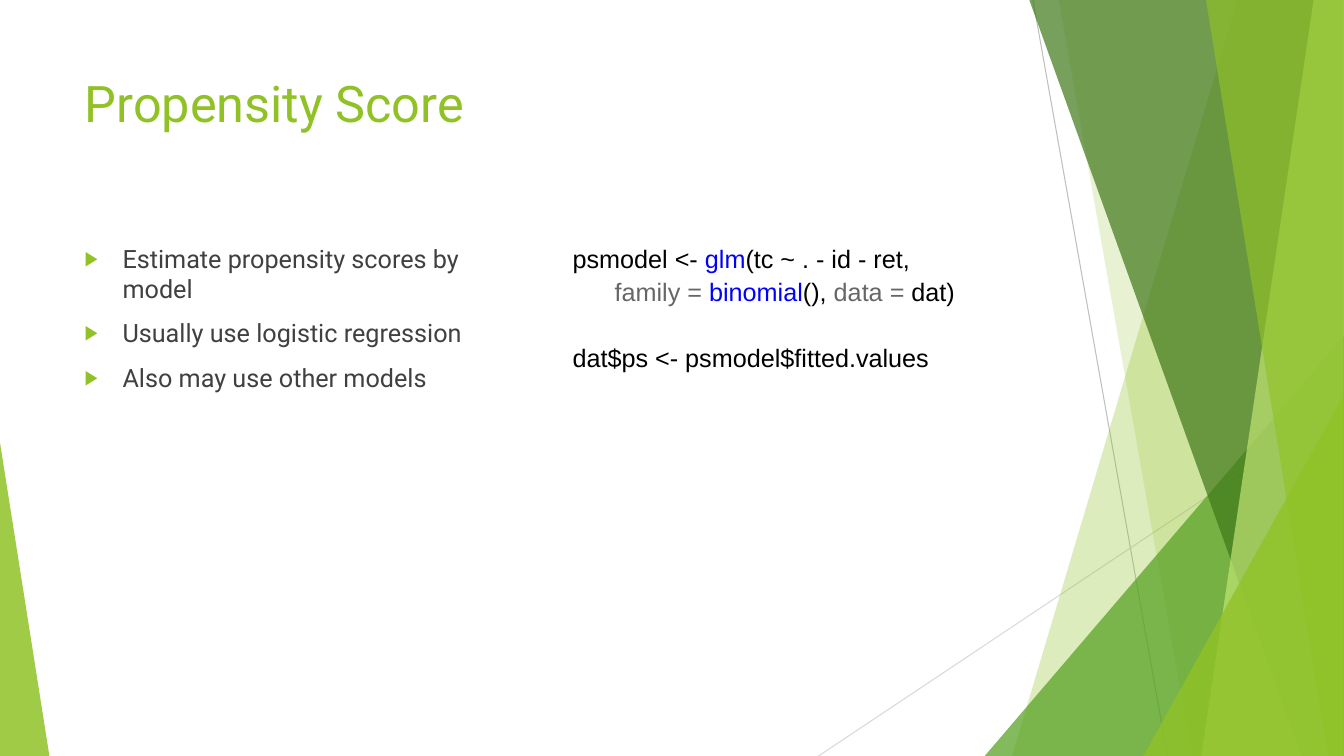
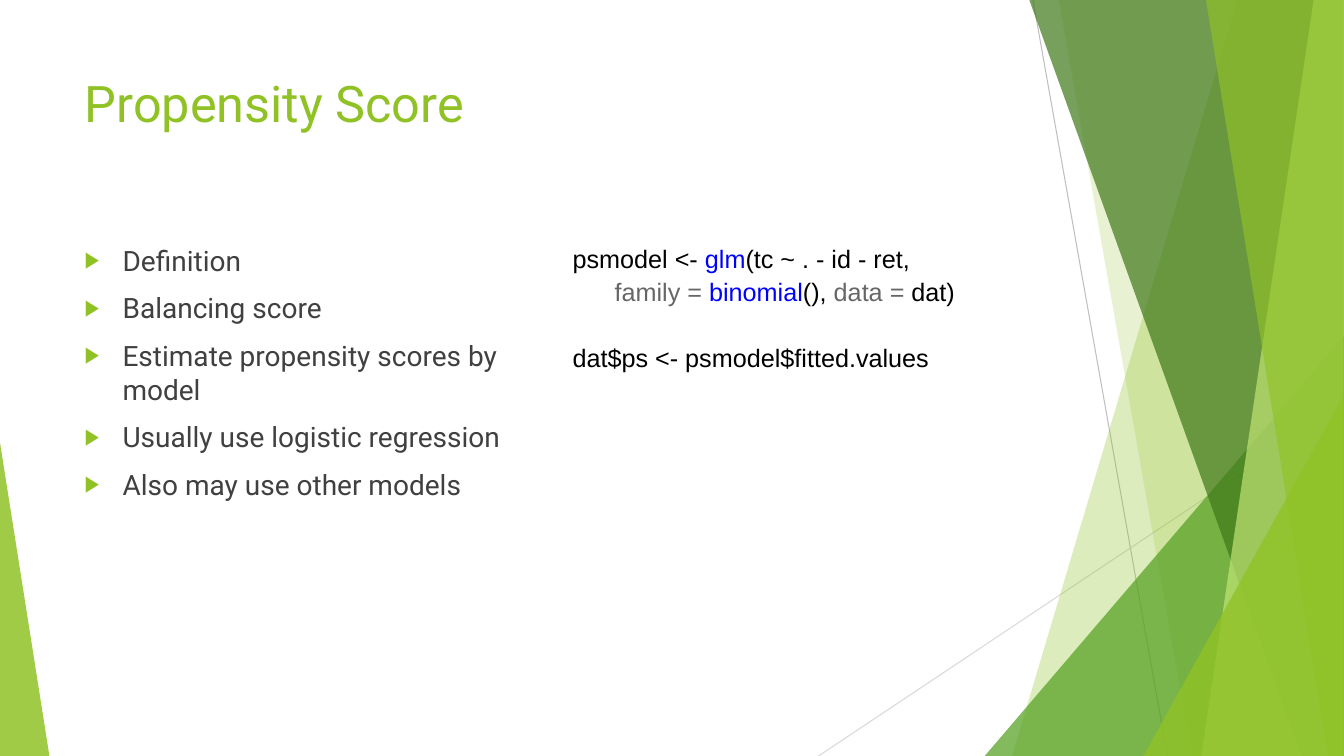
Before and after one commit to anhualin/MyLearning, a slide deck: slide 19 of FDA2018/FDA_Presentation.pptx. Drawn at 1344x756 pixels with LibreOffice and Linux fonts; fonts in the diff are those of the drawing. Boxes give left, top, right and bottom in pixels: in the first picture for what was removed or moved away, otherwise in the second. Text is boxed around its words. In the diff, an @@ line names an element or a change of style, - is before the commit and + after.

```diff
--- a/FDA2018/FDA_Presentation.pptx
+++ b/FDA2018/FDA_Presentation.pptx
@@ text at (123,249,321,324): paragraphs added @@
+▶ Definition
+▶ Balancing score
@@ text at (123,345,500,501): size 18 to 20 pt in "Estimate propensity scores by model", "Usually use logistic regression", "Also may use other models" @@
```
Also in this commit, not shown: 5 other slides changed, 1 other file.
